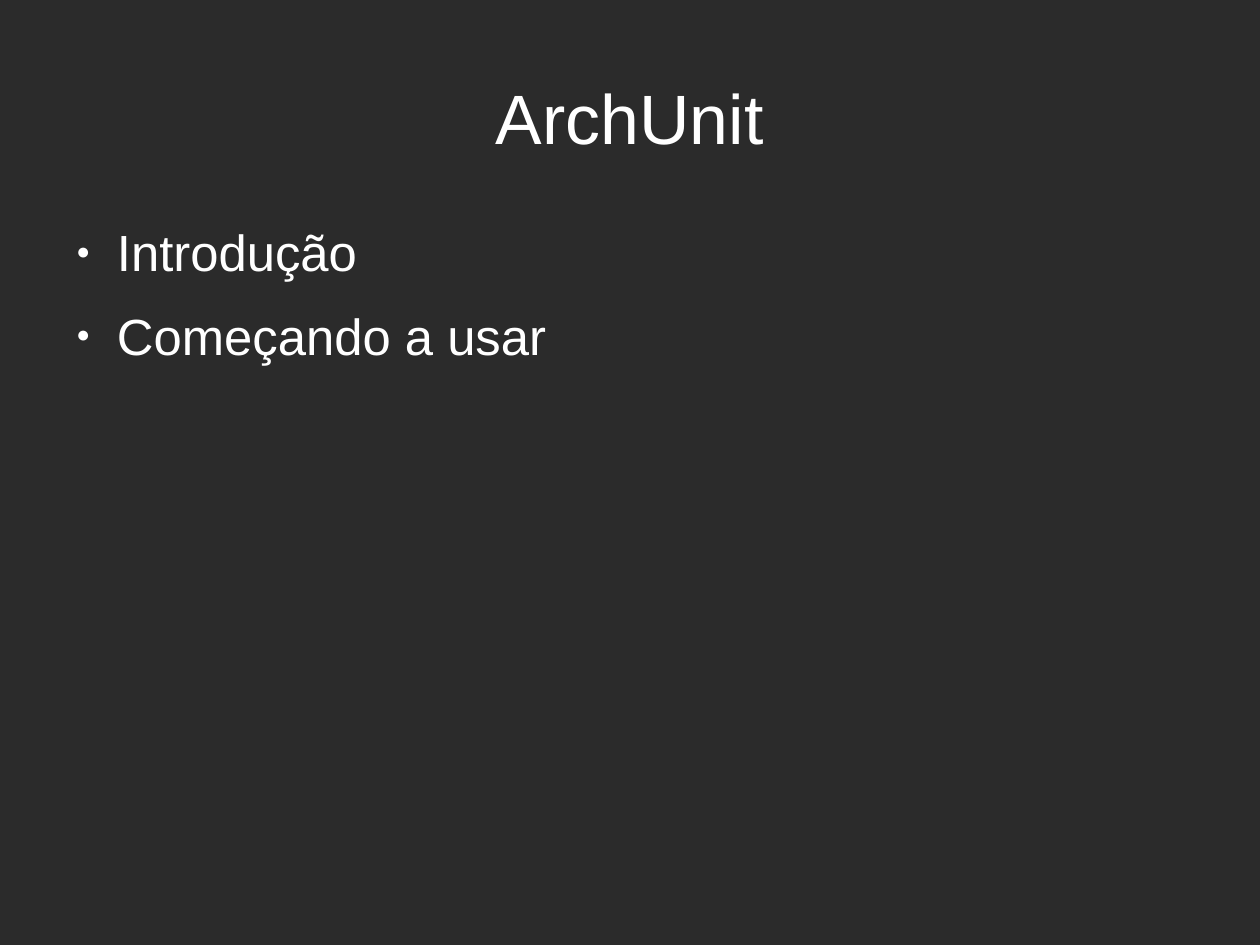
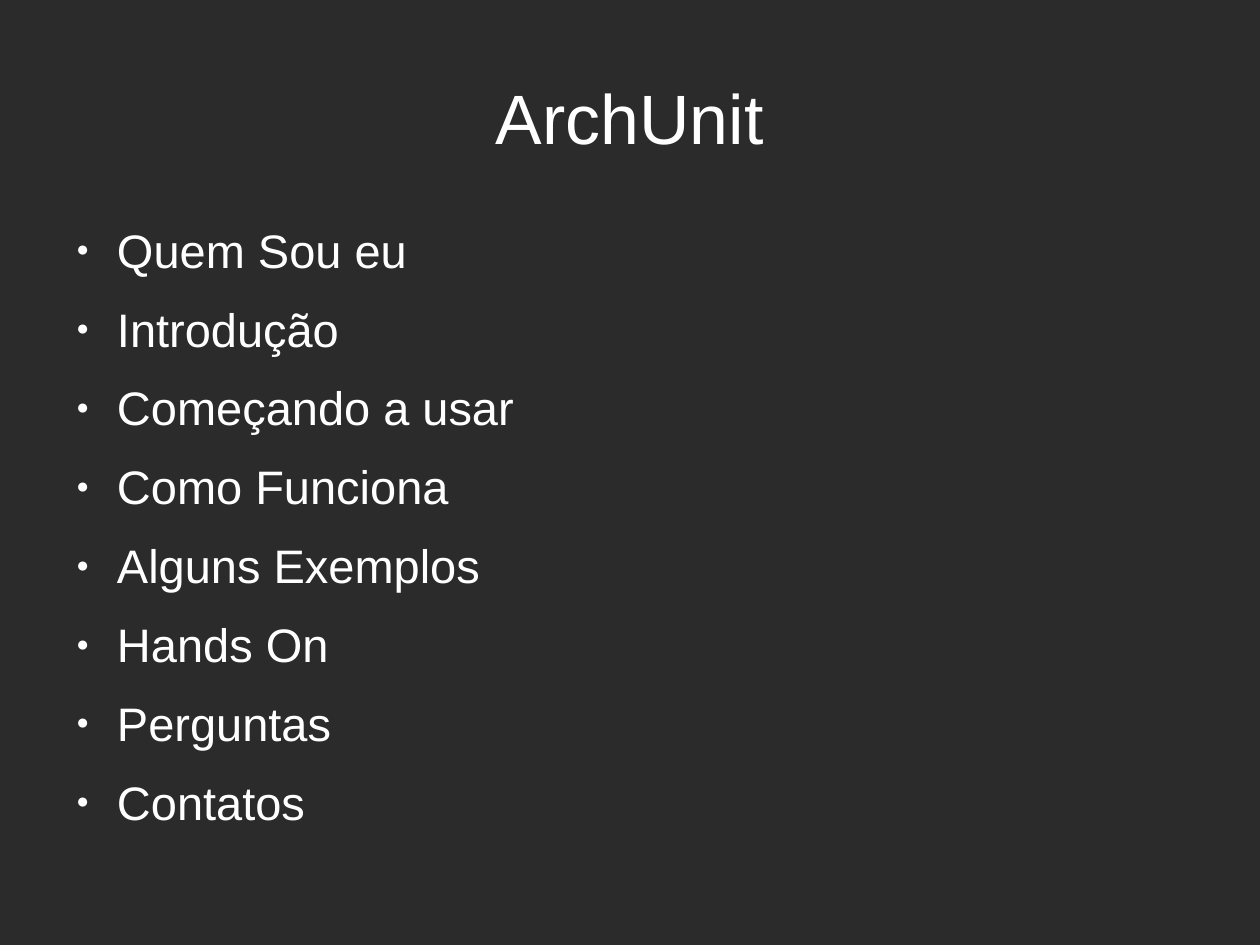
Before and after one commit to afamorim/archunit-study-case, a slide deck: slide 2 of Apresentacao.odp. Drawn at 1260x945 pixels with LibreOffice and Linux fonts; fonts in the diff are those of the drawing; background and template pictures are left out; a plain dark background stands for a picture behind light text. Boxes give left, top, right and bottom in pixels: in the first picture for what was removed or moved away, otherwise in the second. Text is boxed around its words. In the diff, an @@ line names an element or a change of style, - is before the commit and + after.

```diff
--- a/Apresentacao.odp
+++ b/Apresentacao.odp
@@ text at <box>117,235,407,277</box>: paragraph added @@
+● Quem Sou eu
@@ text at <box>117,313,513,434</box>: size 32 to 29.6 pt in "Introdução", "Começando a usar" @@
@@ text at <box>117,470,480,750</box>: paragraphs added @@
+● Como Funciona
+● Alguns Exemplos
+● Hands On
+● Perguntas
+● Contatos
```
Also in this commit, not shown: 1 other slide changed, 10 slides added, 2 slides removed, 5 other files.
